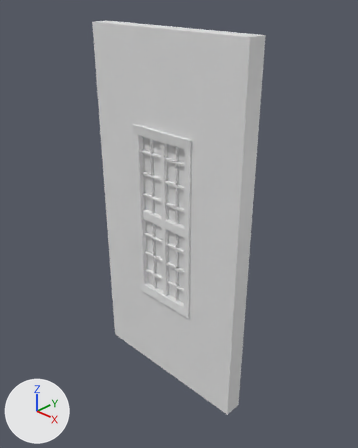
An edit to the Blender file Church/window.blend, drawn before and after from the same camera.
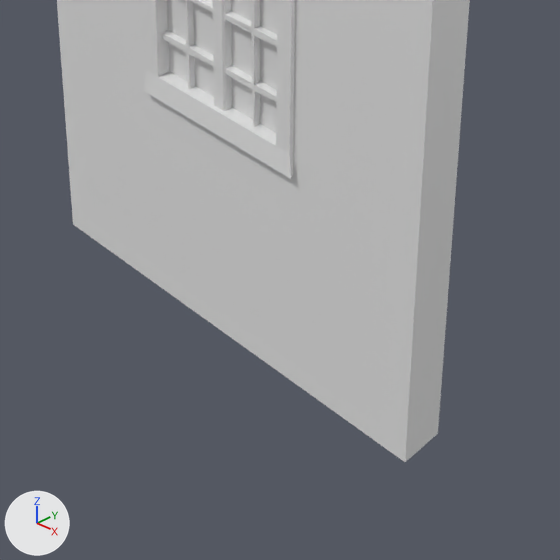
Each version is shown whole from a 50 mm camera at (4.45, -3.46, 4.43) aimed at (1.04, 0.0, 2.0), then close up on the part from 25% to 78% of the width and 58% to 100% of the height. The lights are fixed; the arrows at lower left show +X, +Y and +Z.

Objects in the first close-up: 'Window'.
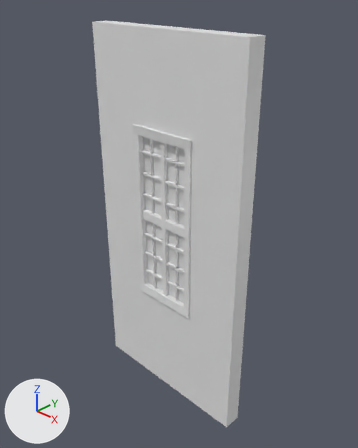
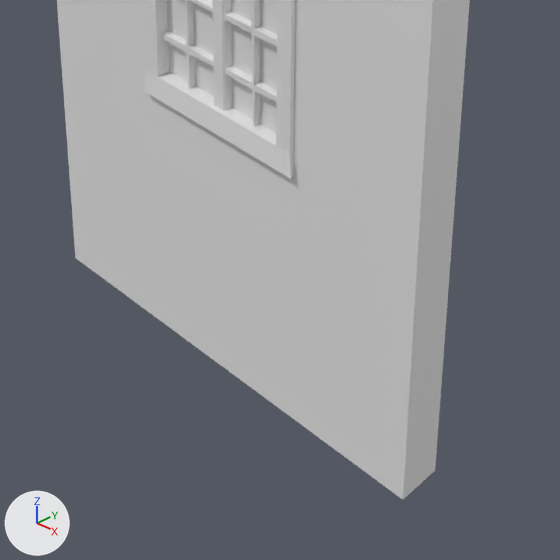
Patch to the scene script:
```diff
--- a/Church/window.blend.py
+++ b/Church/window.blend.py
@@ me_window @@
 # used by ob_window; location = (0.0, -0.2, 0.0); rotation_euler = (1.571, 0.0, 0.0), in degrees (90, 0, 0); scale = (1.0, 1.95, 1.0)
-me_window.from_pydata(...)  # 656 vertices, 594 faces; spans x 0.0..2.0, y 0.0..2.05, z -0.2..0.03
+me_window.from_pydata(...)  # 664 vertices, 602 faces; spans x 0.0..2.0, y -0.1..2.05, z -0.2..0.03
+# me_window part 1
+# 3 faces are deleted
+# 8 new vertices lie (0.0, -0.1, 0.0) away from vertices in x 0.0..2.0, y 0.0, z -0.2..0.0
+# 11 new faces join them
```

Pixel boxes [x1, y1, x2, y2] of what changed, in the close-ups (560 x 560 px):
'Window', reshaped
    before: [57, 0, 470, 462]
    after: [57, 0, 470, 500]
part 1 of me_window, built on
    after: [73, 225, 438, 500]
